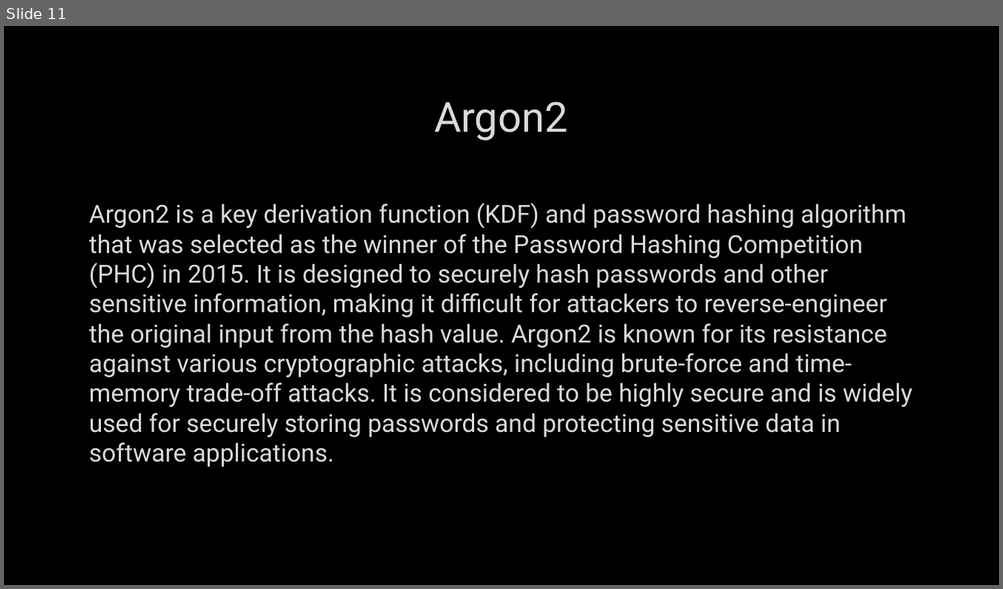
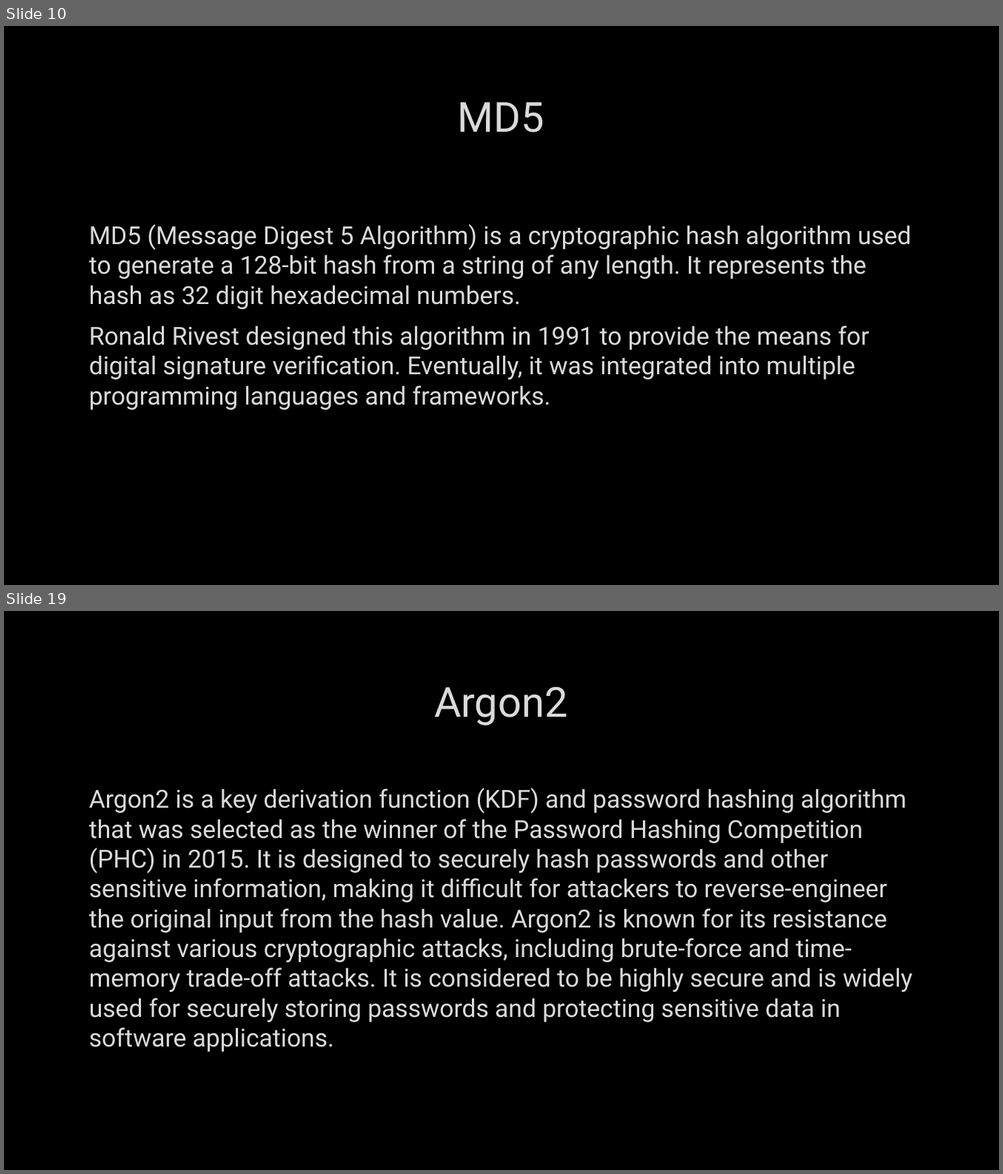
Before and after one commit to MohamedEmary/graduation-project, a slide deck: tasks/week-01/hashing.pptx. Shown one above the other, each under a label of ours: slide 11 before the commit, slides 10 and 19 after it; the slides between them are not shown. The pictures are 1003x589 and 1003x1174 pixels, drawn with LibreOffice and Linux fonts; fonts in the diff are those of the drawing; background and template pictures are left out. Boxes give left, top, right and bottom in pixels: in the first picture for what was removed or moved away, otherwise in the second. Text is boxed around its words. In the diff, an @@ line names an element or a change of style, - is before the commit and + after.

Commit message:
add content of MD5 algorithm

```diff
--- a/tasks/week-01/hashing.pptx
+++ b/tasks/week-01/hashing.pptx
@@ slide 10 added at [4,26,999,585], background picture (left out) @@
@@ title added at [458,102,544,133], 40 pt, text #DADADA @@
+MD5
@@ text added at [89,224,911,410], 24 pt, text #DADADA @@
+MD5 (Message Digest 5 Algorithm) is a cryptographic hash algorithm used to generate a 128-bit hash from a string of any length. It represents the hash as 32 digit hexadecimal numbers.
+Ronald Rivest designed this algorithm in 1991 to provide the means for digital signature verification. Eventually, it was integrated into multiple programming languages and frameworks.
@@ what was slide 11 is now slide 19 @@
```
Also in this commit, not shown: 8 other slides added, 1 slide removed.
